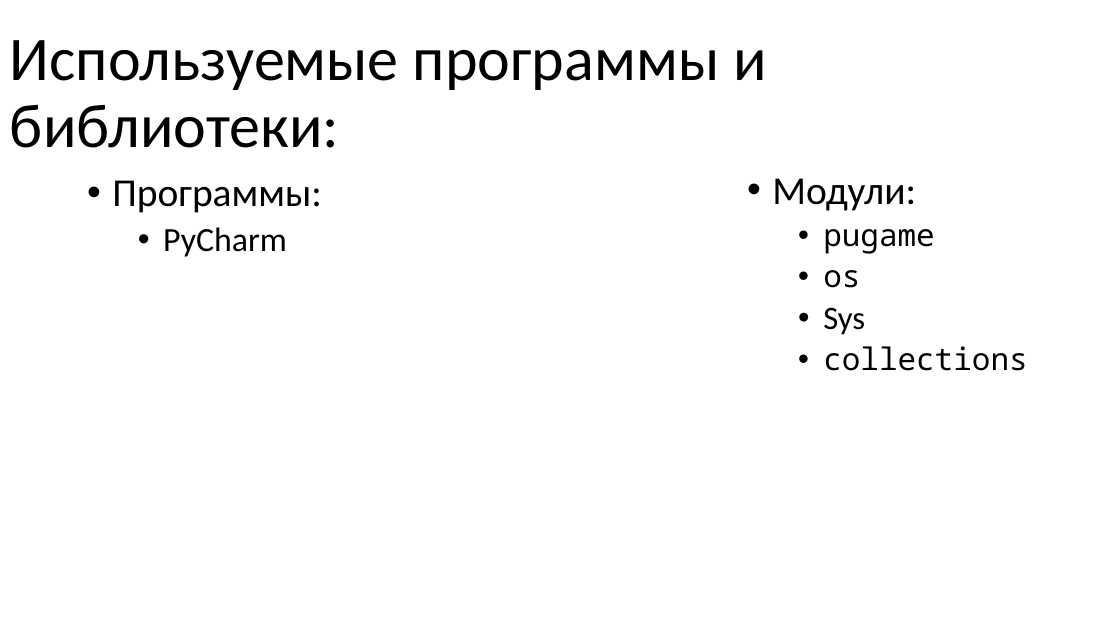
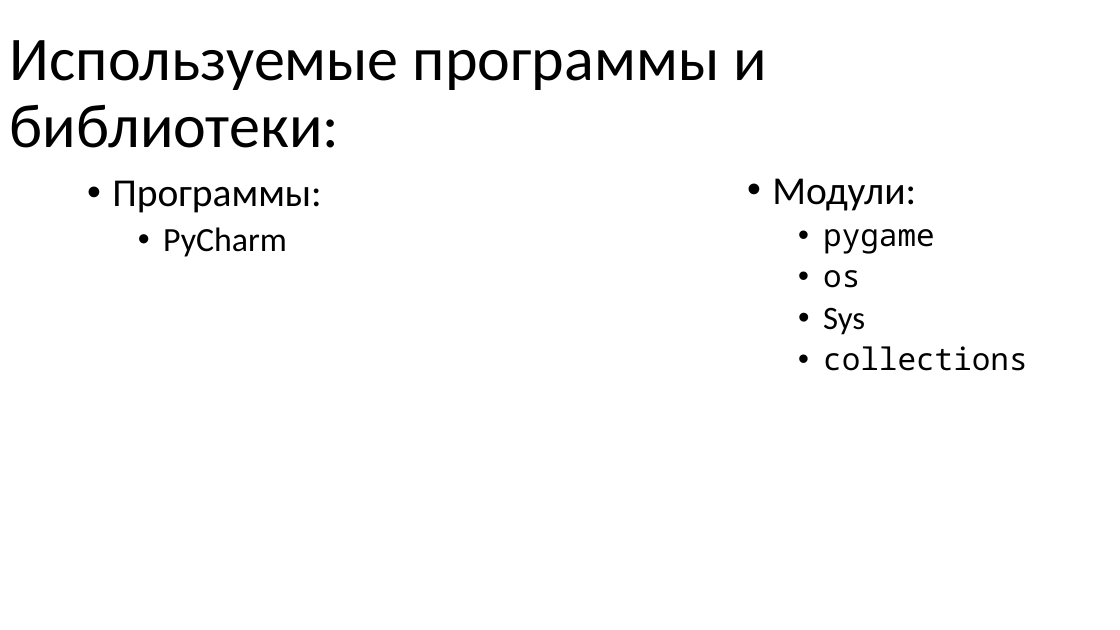
Before and after one commit to zkdas70/asteroids, a slide deck: slide 3 of презинтация и поясн. записка/роект 2 - игра на pegame - презинтация.pptx. Drawn at 1120x630 pixels with LibreOffice and Linux fonts; fonts in the diff are those of the drawing. Boxes give left, top, right and bottom in pixels: in the first picture for what was removed or moved away, otherwise in the second. Text is boxed around its words. In the diff, an @@ line names an element or a change of style, - is before the commit and + after.

```diff
--- a/презинтация и поясн. записка/роект 2 - игра на pegame - презинтация.pptx
+++ b/презинтация и поясн. записка/роект 2 - игра на pegame - презинтация.pptx
@@ text at (823,229,935,254): text changed @@
-  • pugame
+  • pygame
```
Also in this commit, not shown: 3 other slides changed.
